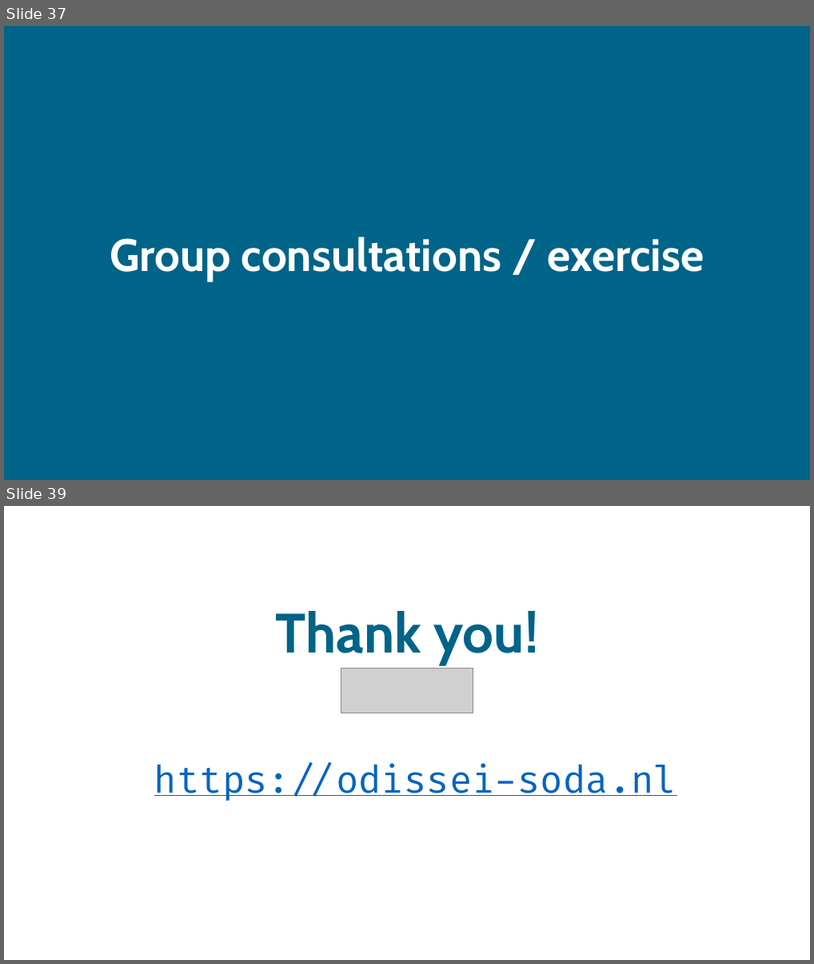
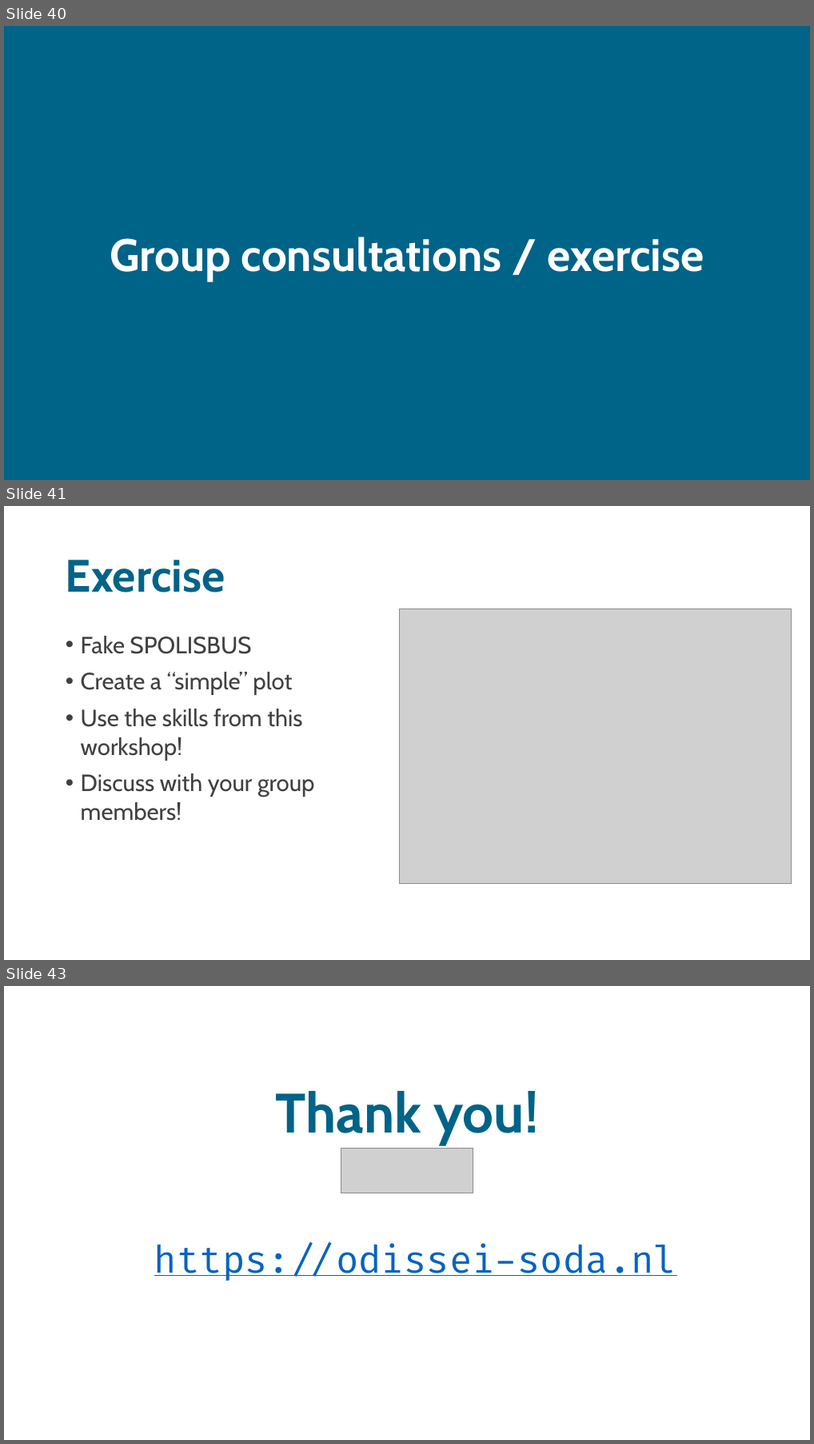
Before and after one commit to sodascience/workshop_efficient_microdata, a slide deck: efficient_microdata.pptx. Shown one above the other, each under a label of ours: slides 37 and 39 before the commit, slides 40, 41 and 43 after it; the slides between them are not shown. The pictures are 814x964 and 814x1444 pixels, drawn with LibreOffice and Linux fonts; fonts in the diff are those of the drawing; grey boxes stand for pictures. Boxes give left, top, right and bottom in pixels: in the first picture for what was removed or moved away, otherwise in the second. Text is boxed around its words. In the diff, an @@ line names an element or a change of style, - is before the commit and + after.

```diff
--- a/efficient_microdata.pptx
+++ b/efficient_microdata.pptx
@@ slide 41 added at (4,506,810,960), background #FFFFFF @@
@@ title added at (66,560,225,592), 54 pt, text #006388, bold @@
+Exercise
@@ picture added at (400,609,792,884) @@
@@ text added at (81,636,315,820), 28 pt, text #404040 @@
+• Fake SPOLISBUS
+• Create a “simple” plot
+• Use the skills from this workshop!
+• Discuss with your group members!
@@ what was slide 37 is now slide 40 @@
@@ what was slide 39 is now slide 43 @@
```
Also in this commit, not shown: 2 slides changed, 4 other slides added, 1 slide removed, 2 other files.
